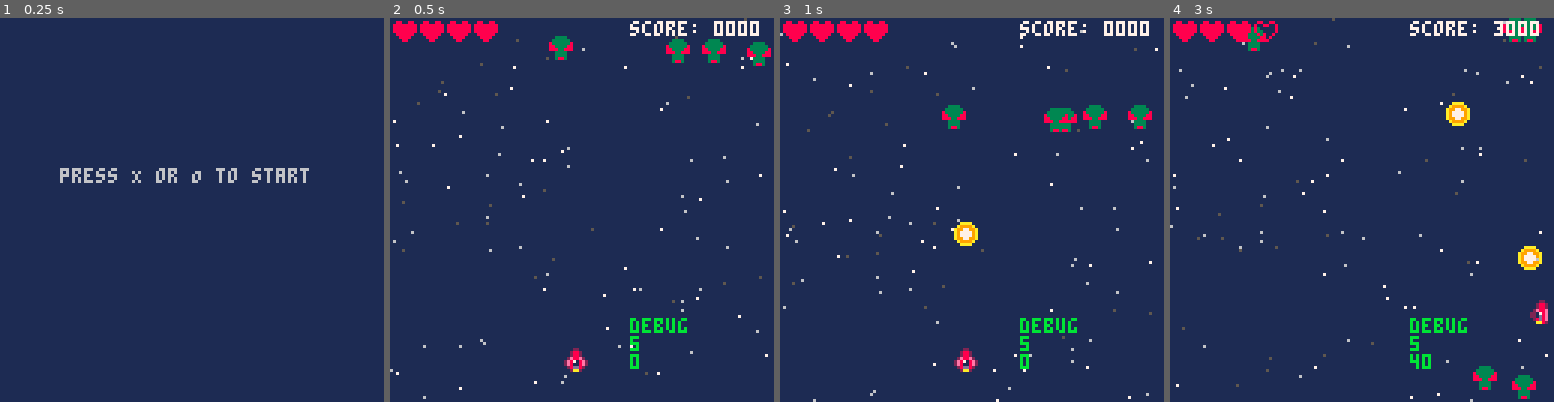
Above: before the commit, frames 1-4 (left to right).
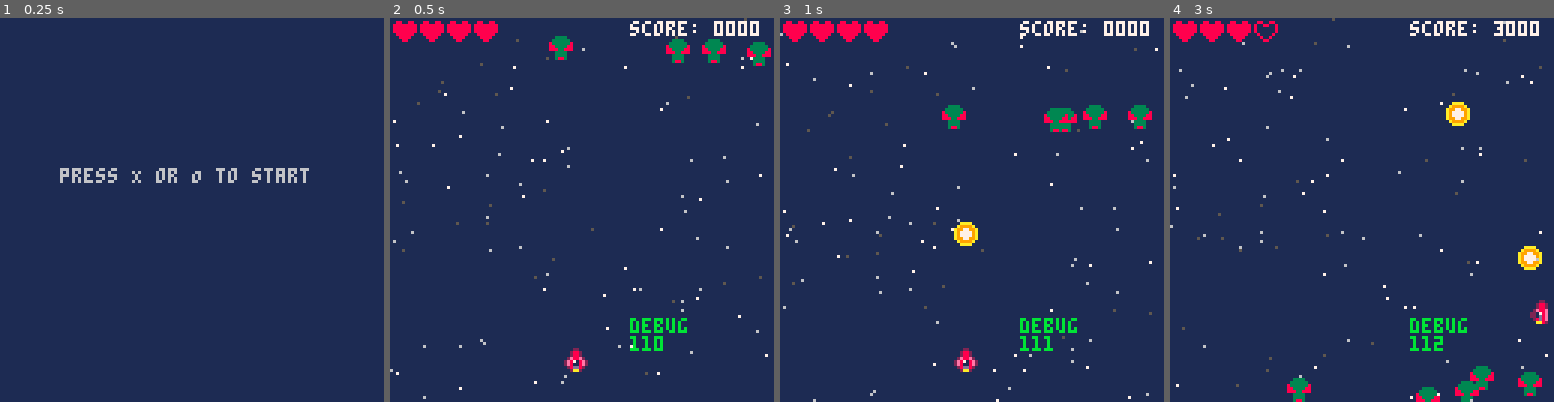
Above: after the commit, the same moments.

Repository: chihirotange/pico8
Game: PICO-8 cartridge shmup/main.p8
Same seed, same stepped clock (60 frames per second), same inputs: the game is played once before the commit and once after it.
Inputs:
- Up to frame 1 (0.25 s): no input
- Up to frame 2 (0.5 s): tap X (X key) at 0.33 s
- Up to frame 3 (1 s): tap O (Z key) at 0.7 s
- Up to frame 4 (3 s): tap X (X key) at 1.07, 1.85, 2.97 s; hold Right 1.6-2.1 s; tap O (Z key) every 0.4 s from 1.7 to 2.9 s; hold Up 2.15-2.42 s; hold Right from 2.47 s (still down)

Frame 1 is identical in both runs. In frame 2, 0.2% of the frame differs, in the area x 62-72%, y 82-92%; in frame 3, 0.2%; in frame 4, 2.0%, in the area x 18-97%, y 0-100%.

Commit message:
optimize pool logic

Diff:
--- a/shmup/bullet.lua
+++ b/shmup/bullet.lua
@@ -24,12 +24,5 @@
                 end
             end
         end,
-        -- for pooling
-        _reset = function (_ENV, input_x, input_y)
-            draw_order = 20
-            x = input_x
-            y = input_y
-            reuse_ready = false
-        end
     }
 )
--- a/shmup/enemy.lua
+++ b/shmup/enemy.lua
@@ -1,7 +1,7 @@
 all_enemies = {}
 
 enemy_green = entity_spr_pool:new({
-    hp = 10,
+    hp = 4,
     pool_id = 'enemy_green',
     flash_spr = 21,
     draw_order = 50,
@@ -20,19 +20,18 @@
         -- destroy enemy logics
         if y > 120 then
             _ENV:_reset(rnd(120), 0)
+
         end
-    end,
-    _reset = function(_ENV, input_x, input_y)
-        printh("reset enemy")
-        x = input_x
-        y = input_y
-        reuse_ready = false
-        draw_order = 50
     end,
     take_damage = function(_ENV)
         hp -= 1
         flash = 3
         if hp <= 0 then
+            explosion:new({
+                x = x,
+                y = y,
+                is_abstract = false,
+            })
             _ENV:_return_pool()
             del(all_enemies,_ENV)
         end
--- /dev/null
+++ b/shmup/explosion.lua
@@ -0,0 +1,17 @@
+explosion = entity_spr_pool:new( {
+    pool_id = "explosion",
+    sprid = 64,
+    draw_order = 100,
+    explode_time = 10,
+    w = 16,
+    h = 16,
+    update = function(_ENV)
+        if reuse_ready == true then return end
+        explode_time = max(0, explode_time - 1)
+        if explode_time <= 0 then
+            _ENV:_return_pool()
+            printh("returned to pool")
+            explode_time = 30
+        end
+    end
+})
--- a/shmup/gamestate.lua
+++ b/shmup/gamestate.lua
@@ -21,8 +21,7 @@
             debug(80,100,
             {
                 -- count(entities.entities_update_list),
-                count(all_enemies),
-                spaceship.invul
+                count(entities.entities_draw_list),
             })
         elseif self.current_state == "start" then
             cls(1)
--- a/shmup/main.p8
+++ b/shmup/main.p8
@@ -12,6 +12,7 @@
 #include player.lua
 #include spaceship.lua
 #include ui.lua
+#include explosion.lua
 
 #include sound.lua
 
--- a/shmup/oop/oop.lua
+++ b/shmup/oop/oop.lua
@@ -85,14 +85,20 @@
 })
 
 entity_spr_pool = entity_spr:new({
+    _cached_drorder = -1,
     pool_id = "",
     reuse_ready = false,
     new = function(_ENV, tba)
+        _cached_drorder = tba.draw_order
         local tbl = nil
         for ent in all(entities.entities_update_list) do
             if ent.reuse_ready and ent.pool_id == pool_id then
                 tbl = ent
-                tbl:_reset(tba.x, tba.y)
+                tbl:_reset()
+                tbl.draw_order = _cached_drorder
+                tbl.reuse_ready = false
+                tbl.x = tba.x
+                tbl.y = tba.y
                 break
             end
         end
@@ -101,7 +107,8 @@
         end
         return tbl
     end,
-    _reset = function(_ENV, input_x, input_y)
+    -- this reset is for derived classes to add additional logics
+    _reset = function(_ENV)
     end,
     _return_pool = function (_ENV)
         reuse_ready = true
